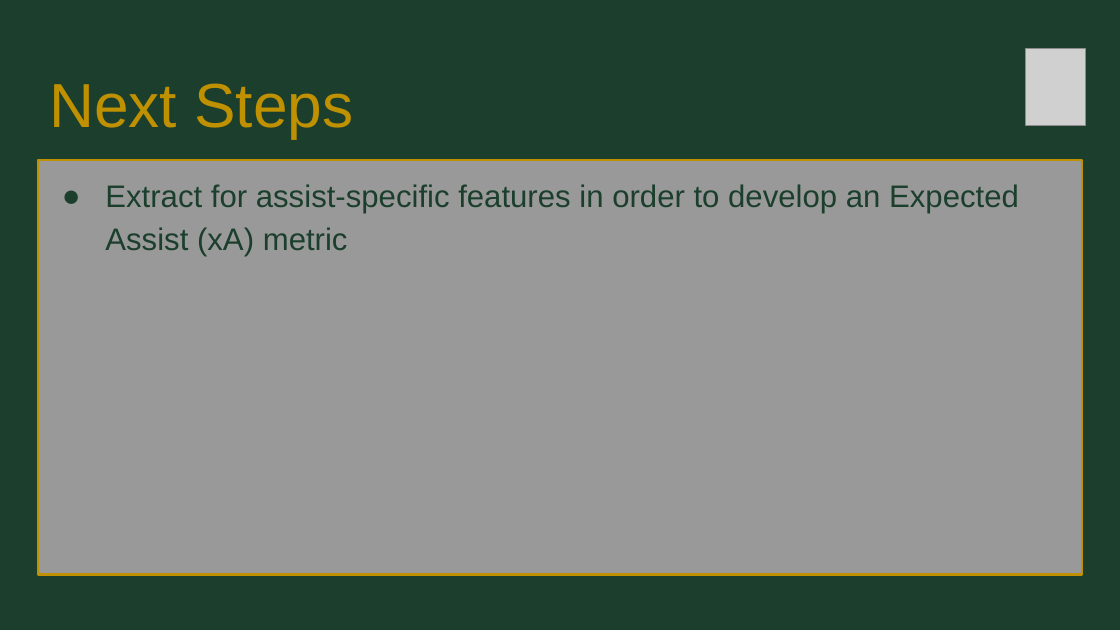
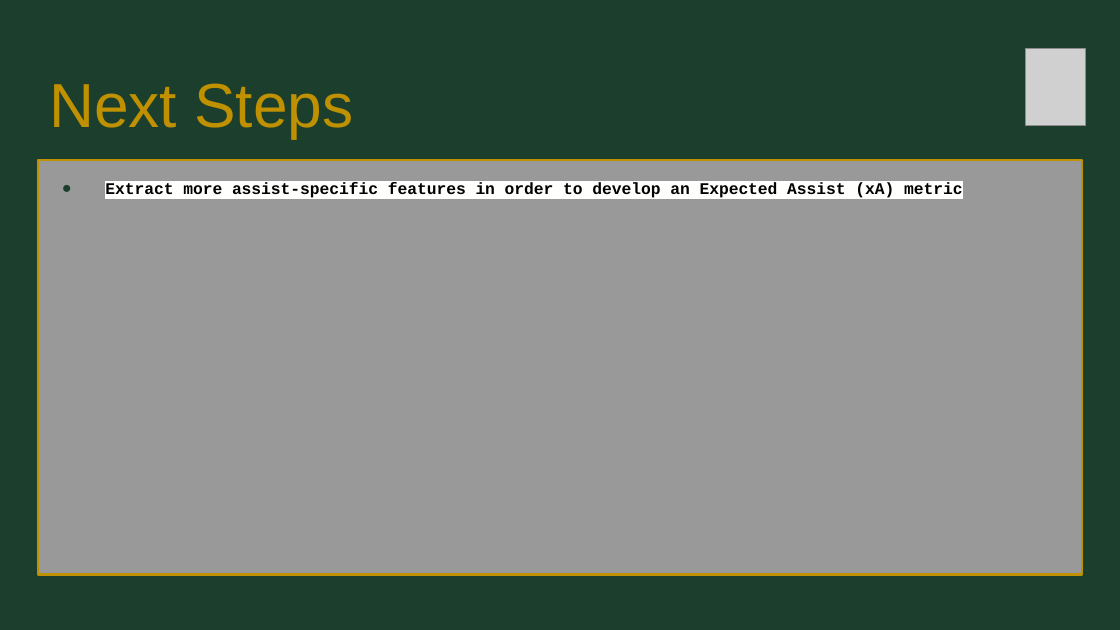
Before and after one commit to wswager/womens_soccer_expected_goals_model, a slide deck: slide 26 of presentation/expected_goals_slides.pptx. Drawn at 1120x630 pixels with LibreOffice and Linux fonts; fonts in the diff are those of the drawing; grey boxes stand for pictures. Boxes give left, top, right and bottom in pixels: in the first picture for what was removed or moved away, otherwise in the second. Text is boxed around its words. In the diff, an @@ line names an element or a change of style, - is before the commit and + after.

```diff
--- a/presentation/expected_goals_slides.pptx
+++ b/presentation/expected_goals_slides.pptx
@@ text at (105, 182, 962, 198): text changed; size 20 to 10.5 pt; font Arial to Courier New; text colour #1B3F2C to #000000; bold on @@
-● Extract for assist-specific features in order to develop an Expected Assist (xA) metric
+● Extract more assist-specific features in order to develop an Expected Assist (xA) metric
```
Also in this commit, not shown: 3 other slides changed.
